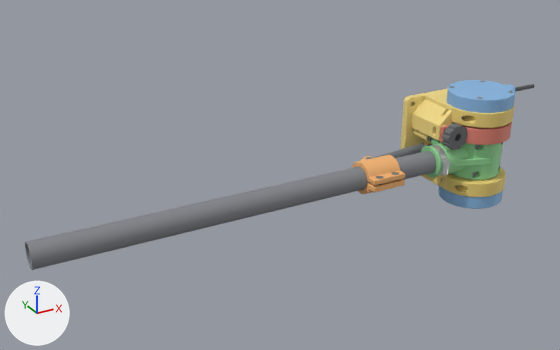
A saved change to the glTF model Base/renders/MkIII_Rev3_Assembly.glb.
Before and after are seen from a 50 mm camera at (-595.0, -619.0, 325.0) aimed at (-240.0, 27.0, 2.0). The axes (+X, +Y, +Z) are drawn at lower left. The lights are the same throughout. The picture after the commit comes second.

Objects in the first picture: 'cap_left', 'cap_right', 'carbon_tube', 'cover_cable', 'cover_sensor', 'frame', 'friction_knob', 'lever_upper', 'shoe', 'strut_collar' and 6 more.
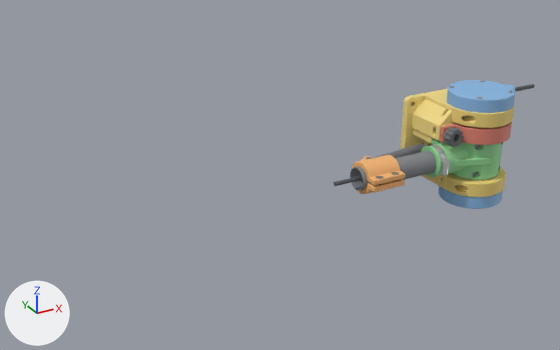
Pixel boxes [x1, y1, x2, y2] of what changed, in the pictures (560 x 350 px):
```json
{"object": "carbon_tube", "change": "reshaped", "before": [25, 151, 436, 270], "after": [350, 151, 436, 191]}
{"object": "friction_knob", "change": "reshaped", "before": [442, 123, 468, 150], "after": [444, 127, 464, 147], "on screen": "22% narrower, 25% shorter"}
{"part": 1, "of": "me_carbon_tube", "change": "deleted", "before": [25, 151, 436, 270]}
```

Edits to the scene script, one JSON object a line:
```json
{"block": "me_carbon_tube", "where": "# used by ob_carbon_tube; location = (0.0, 0.0, 0.0)"}
{"op": "remove", "block": "me_carbon_tube", "code": "me_carbon_tube.from_pydata(...)  # 420 vertices, 840 faces; spans x -503.0..-3.0, y -12.0..12.0, z -21.0..3.0"}
{"op": "add", "block": "me_carbon_tube", "code": "me_carbon_tube.from_pydata(...)  # 420 vertices, 840 faces; spans x -163.0..-3.0, y -12.0..12.0, z -21.0..3.0"}
{"block": "me_carbon_tube", "change": "me_carbon_tube part 1: 210 vertices removed from x -503.0, y -12.0..12.0, z -21.0..3.0"}
{"block": "me_carbon_tube", "change": "other edits to the shape of me_carbon_tube do not show in these pictures"}
{"block": "me_friction_knob", "where": "# used by ob_friction_knob; location = (0.0, 0.0, 0.0)"}
{"op": "remove", "block": "me_friction_knob", "code": "me_friction_knob.from_pydata(...)  # 1645 vertices, 3290 faces; spans x -59.0..-31.0, y -19.5..-8.0, z 8.2..35.8"}
{"op": "add", "block": "me_friction_knob", "code": "me_friction_knob.from_pydata(...)  # 1543 vertices, 3086 faces; spans x -57.0..-37.0, y -19.5..-8.0, z 12.2..31.8"}
{"block": "me_friction_knob", "change": "me_friction_knob part 2: the loose piece of 1014 vertices spanning x -59.0..-31.0, y -19.5..-9.5, z 8.2..35.8 is rebuilt with 912 vertices and now spans x -57.0..-37.0, y -19.5..-9.5, z 12.2..31.8"}
{"block": "me_friction_knob", "change": "other edits to the shape of me_friction_knob do not show in these pictures"}
```
